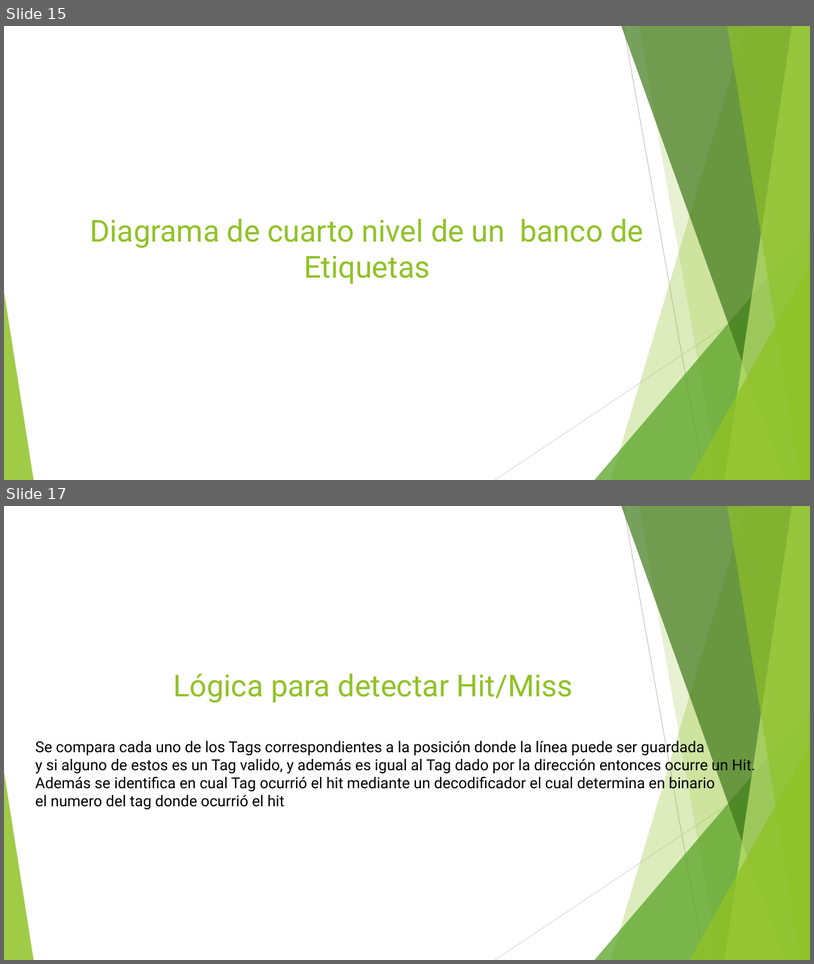
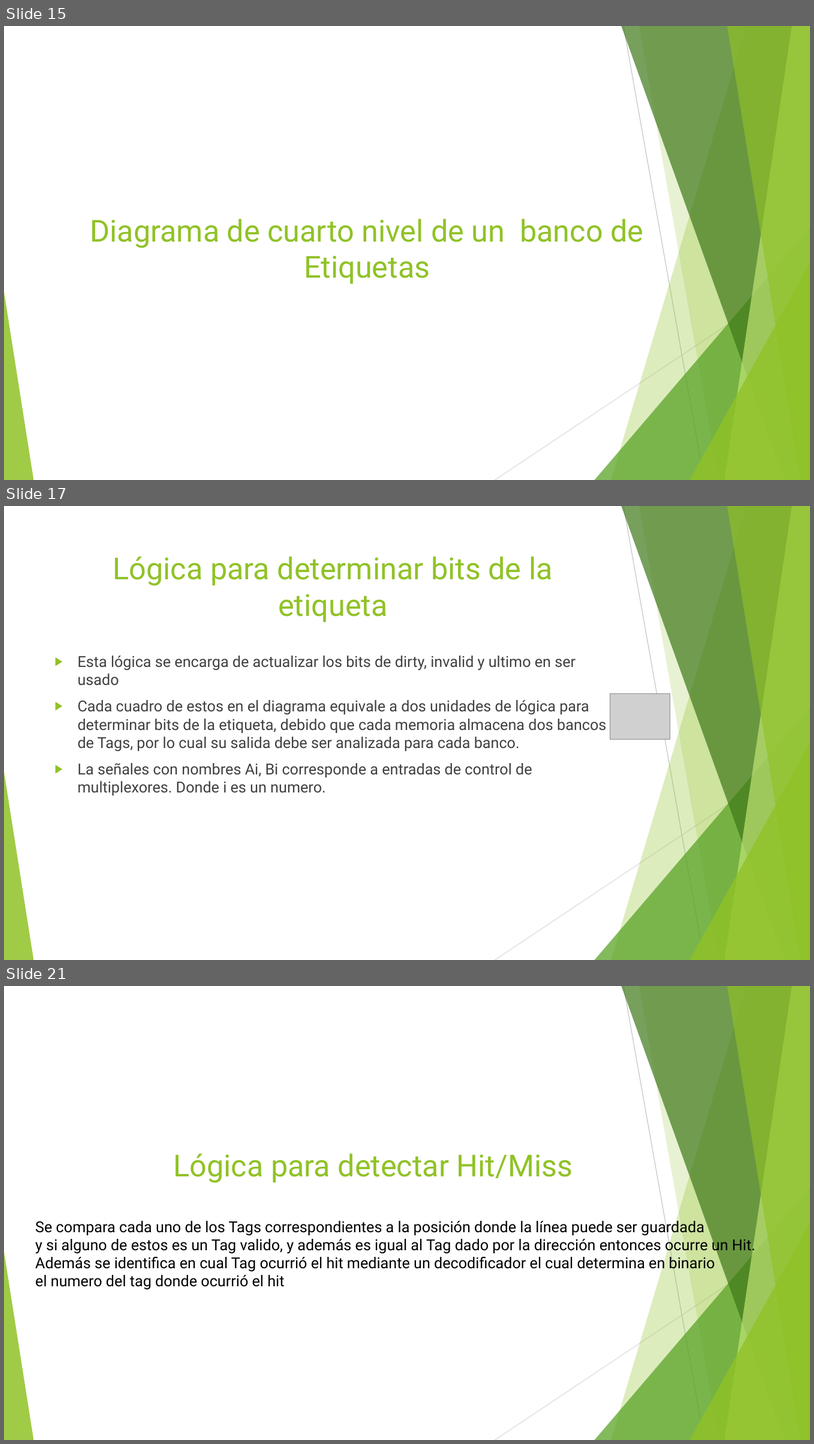
Before and after one commit to debruynmonge/Segundo-Proyecto-Arquitecura-de-Computadores, a slide deck: Proyecto de Arquitectura de Computadoras.pptx. Shown one above the other, each under a label of ours: slides 15 and 17 before the commit, slides 15, 17 and 21 after it; the slides between them are not shown. The pictures are 814x964 and 814x1444 pixels, drawn with LibreOffice and Linux fonts; fonts in the diff are those of the drawing; grey boxes stand for pictures. Boxes give left, top, right and bottom in pixels: in the first picture for what was removed or moved away, otherwise in the second. Text is boxed around its words. In the diff, an @@ line names an element or a change of style, - is before the commit and + after.

```diff
--- a/Proyecto de Arquitectura de Computadoras.pptx
+++ b/Proyecto de Arquitectura de Computadoras.pptx
@@ slide 17 added at [4,506,810,960], background #FFFFFF; not listed: 10 template elements that a slide beside it also shows @@
@@ title added at [113,556,553,622], 36 pt, text #90C226 @@
+Lógica para determinar bits de la etiqueta
@@ text added at [78,655,606,795], 18 pt, text #404040 @@
+▶ Esta lógica se encarga de actualizar los bits de dirty, invalid y ultimo en ser usado
+▶ Cada cuadro de estos en el diagrama equivale a dos unidades de lógica para determinar bits de la etiqueta, debido que cada memoria almacena dos bancos de Tags, por lo cual su salida debe ser analizada para cada banco.
+▶ La señales con nombres Ai, Bi corresponde a entradas de control de multiplexores. Donde i es un numero.
@@ picture added at [611,694,671,739] @@
@@ what was slide 17 is now slide 21 @@
```
Also in this commit, not shown: 1 slide changed, 7 other slides added, 6 slides removed, 1 other file.
